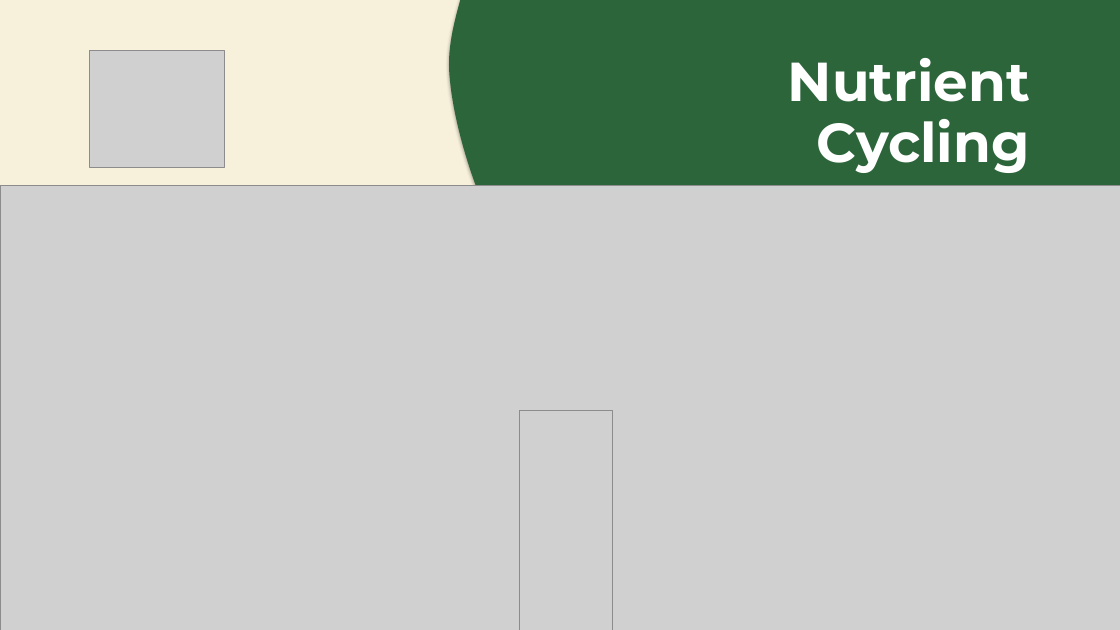
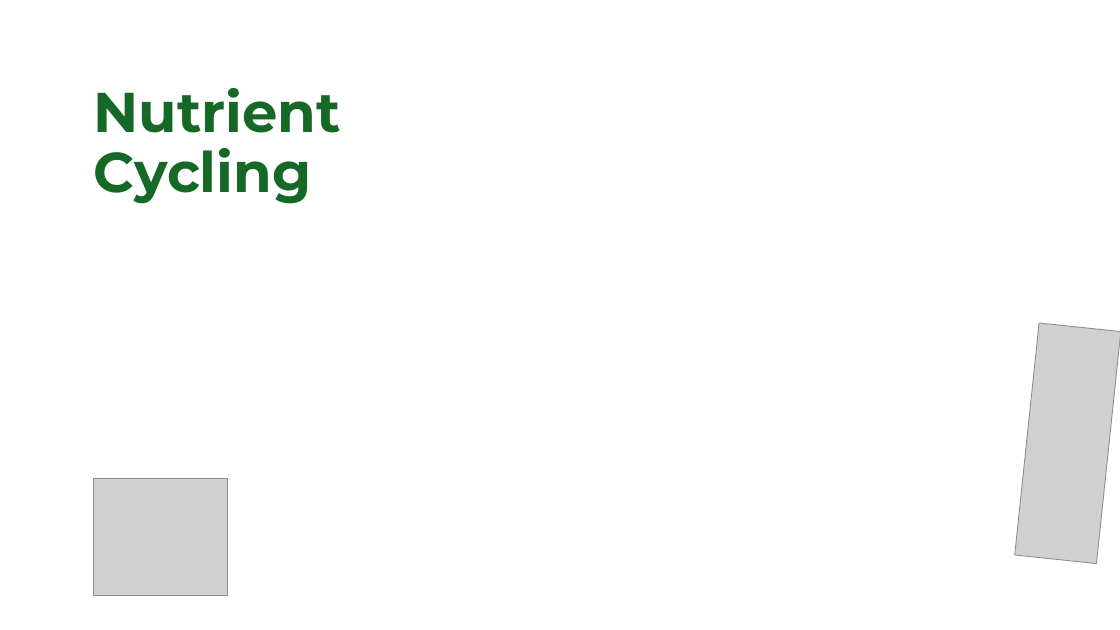
Before and after one commit to linneamoritznyc/final-SFWsite-Linnea, a slide deck: slide 2 of exports/stephanie/how-it-works/how-it-works-thumbnails.pptx. Drawn at 1120x630 pixels with LibreOffice and Linux fonts; fonts in the diff are those of the drawing; grey boxes stand for pictures; background and template pictures are left out. Boxes give left, top, right and bottom in pixels: in the first picture for what was removed or moved away, otherwise in the second. Text is boxed around its words. In the diff, an @@ line names an element or a change of style, - is before the commit and + after.

```diff
--- a/exports/stephanie/how-it-works/how-it-works-thumbnails.pptx
+++ b/exports/stephanie/how-it-works/how-it-works-thumbnails.pptx
@@ rectangle removed at (x1=0, y1=0, x2=1120, y2=630) @@
@@ freeform shape removed at (x1=450, y1=0, x2=1120, y2=630) @@
@@ text "Nutrient" moved from (x1=788, y1=58, x2=1030, y2=173) to (x1=93, y1=88, x2=340, y2=204) @@
@@ text "Nutrient" at (x1=93, y1=88, x2=340, y2=204): size 47 to 48 pt, text colour #FFFFFF to #156826; alignment right to left @@
@@ picture removed at (x1=0, y1=186, x2=1120, y2=630) @@
@@ picture added at (x1=1015, y1=323, x2=1120, y2=564) @@
@@ picture removed at (x1=519, y1=411, x2=613, y2=630) @@
@@ picture moved from (x1=90, y1=50, x2=224, y2=167) to (x1=93, y1=478, x2=228, y2=595) @@
```
Also in this commit, not shown: 5 other slides changed, 26 other files.
